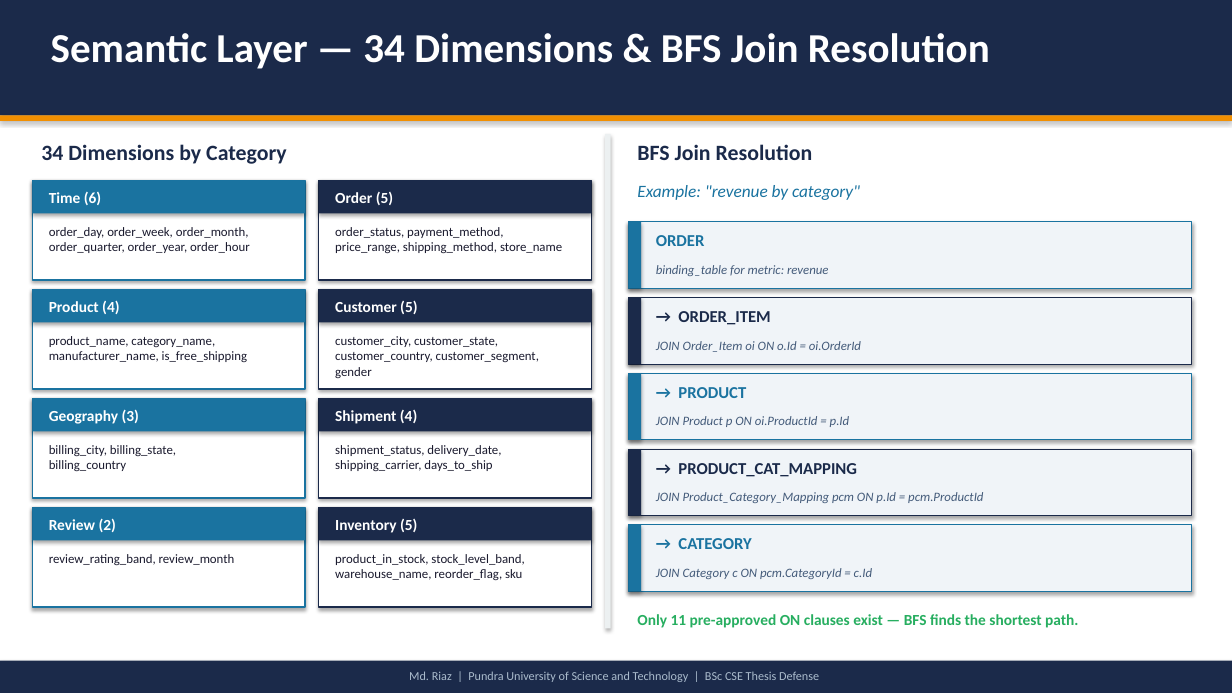
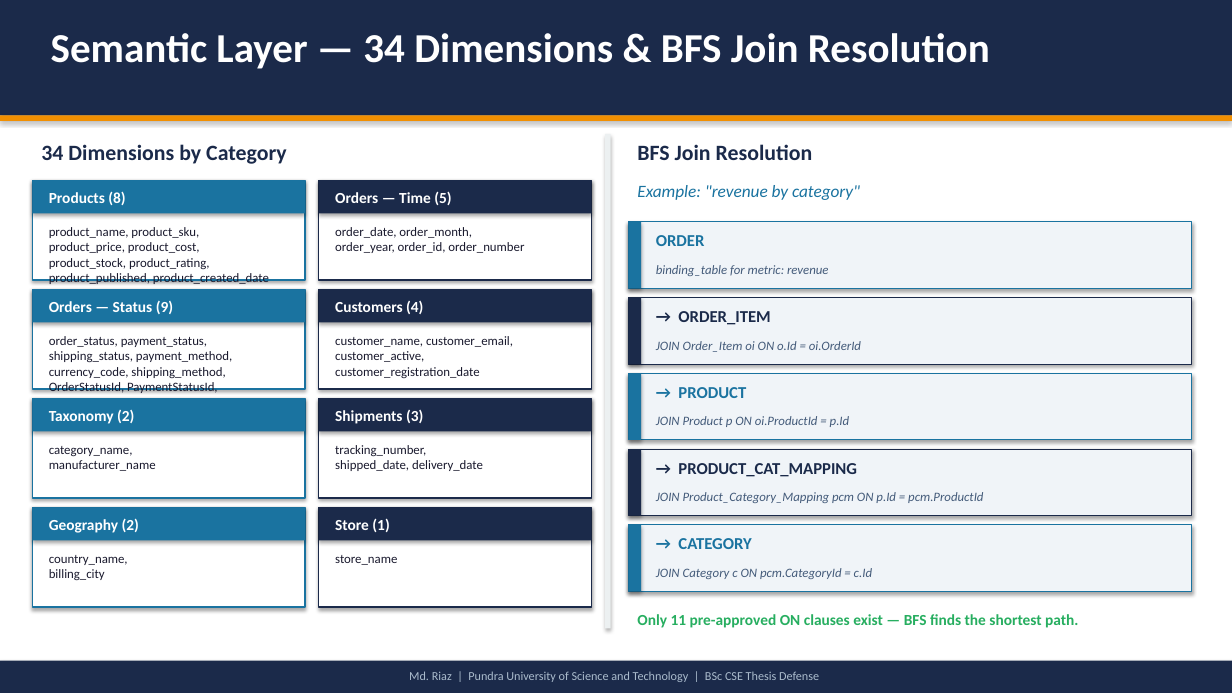
Before and after one commit to md-riaz/AEGIS-Research, a slide deck: slide 9 of docs/AEGIS_Thesis_Defense.pptx. Drawn at 1232x693 pixels with LibreOffice and Linux fonts; fonts in the diff are those of the drawing. Boxes give left, top, right and bottom in pixels: in the first picture for what was removed or moved away, otherwise in the second. Text is boxed around its words. In the diff, an @@ line names an element or a change of style, - is before the commit and + after.

```diff
--- a/docs/AEGIS_Thesis_Defense.pptx
+++ b/docs/AEGIS_Thesis_Defense.pptx
@@ text at (49,191,125,205): text changed @@
-Time (6)
+Products (8)
@@ text at (335,191,451,205): text changed @@
-Order (5)
+Orders — Time (5)
@@ text at (49,227,269,284): text changed @@
-order_day, order_week, order_month,
-order_quarter, order_year, order_hour
+product_name, product_sku,
+product_price, product_cost,
+product_stock, product_rating,
+product_published, product_created_date
@@ text at (335,227,524,253): text changed @@
-order_status, payment_method,
-price_range, shipping_method, store_name
+order_date, order_month,
+order_year, order_id, order_number
@@ text at (49,301,173,314): text changed @@
-Product (4)
+Orders — Status (9)
@@ text at (335,301,423,314): text changed @@
-Customer (5)
+Customers (4)
@@ text at (49,336,232,393): text changed @@
-product_name, category_name,
-manufacturer_name, is_free_shipping
+order_status, payment_status,
+shipping_status, payment_method,
+currency_code, shipping_method,
+OrderStatusId, PaymentStatusId, ShippingStatusId
@@ text at (335,336,513,378): text changed @@
-customer_city, customer_state,
-customer_country, customer_segment, gender
+customer_name, customer_email,
+customer_active,
+customer_registration_date
@@ text at (49,410,134,424): text changed @@
-Geography (3)
+Taxonomy (2)
@@ text at (335,410,423,424): text changed @@
-Shipment (4)
+Shipments (3)
@@ text at (49,446,156,471): text changed @@
-billing_city, billing_state,
-billing_country
+category_name,
+manufacturer_name
@@ text at (335,445,483,471): text changed @@
-shipment_status, delivery_date,
-shipping_carrier, days_to_ship
+tracking_number,
+shipped_date, delivery_date
@@ text at (49,518,139,533): text changed @@
-Review (2)
+Geography (2)
@@ text at (335,518,389,532): text changed @@
-Inventory (5)
+Store (1)
@@ text at (49,555,128,580): text changed @@
-review_rating_band, review_month
+country_name,
+billing_city
@@ text at (335,555,397,565): text changed @@
-product_in_stock, stock_level_band,
-warehouse_name, reorder_flag, sku
+store_name
```
Also in this commit, not shown: 5 other slides changed, 1 slide added, 5 other files.
